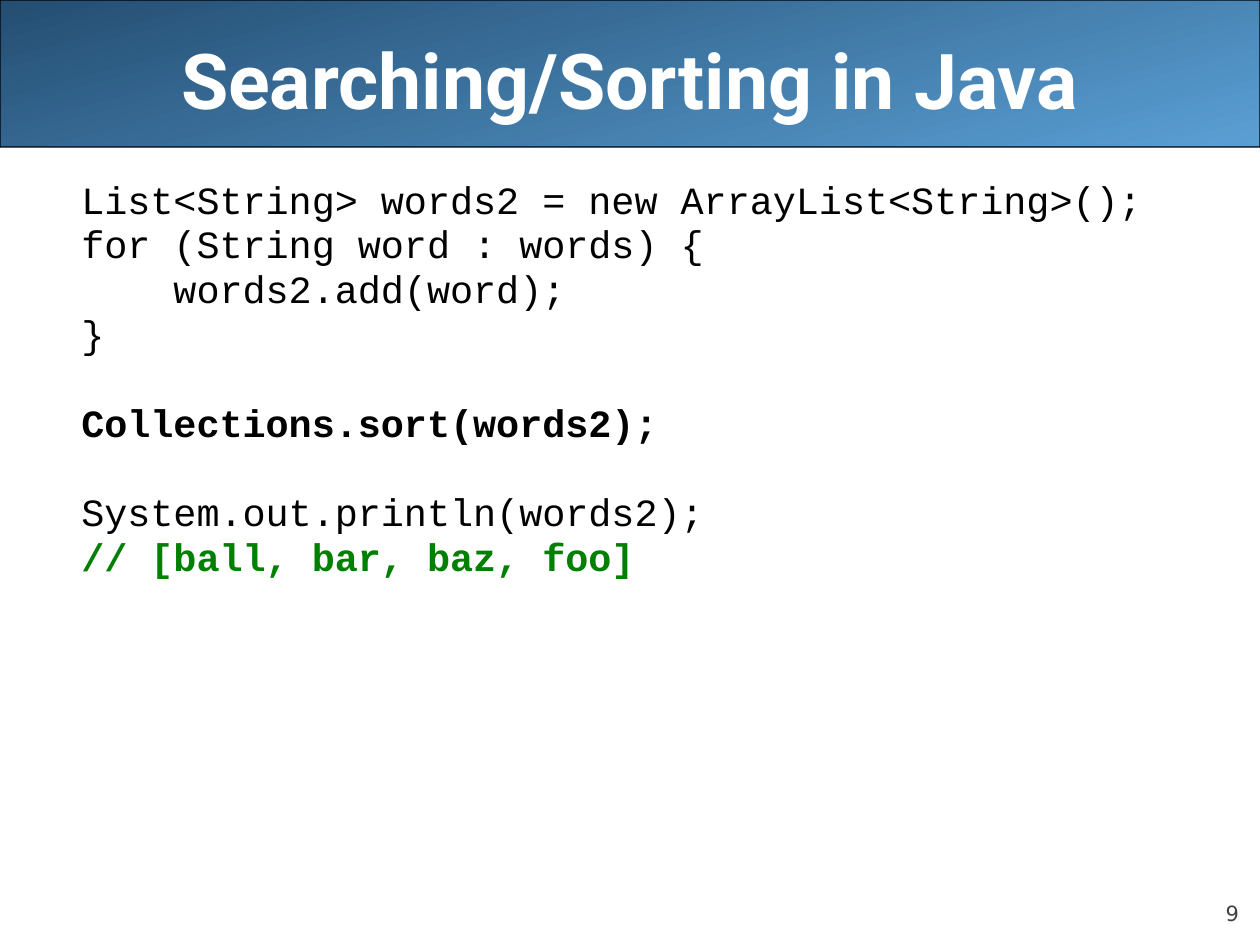
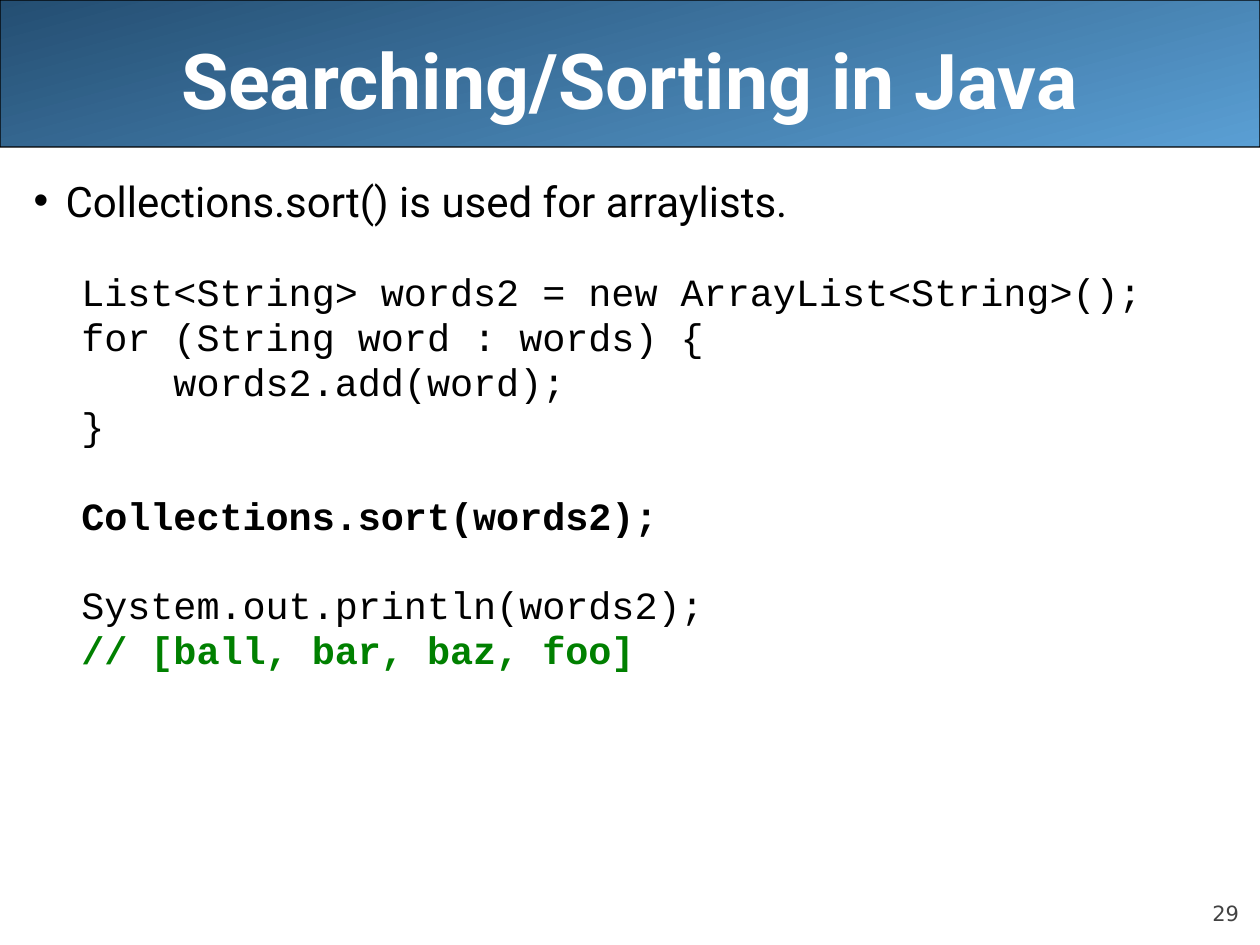
Before and after one commit to LongBaoNguyen/longbaonguyen.github.io, a slide deck: slide 29 of courses/apcsa/lecture21.pptx (slide 9 before the commit). Drawn at 1260x945 pixels with LibreOffice and Linux fonts; fonts in the diff are those of the drawing. Boxes give left, top, right and bottom in pixels: in the first picture for what was removed or moved away, otherwise in the second. Text is boxed around its words. In the diff, an @@ line names an element or a change of style, - is before the commit and + after.

```diff
--- a/courses/apcsa/lecture21.pptx
+++ b/courses/apcsa/lecture21.pptx
@@ text at [66, 183, 787, 227]: paragraph added @@
+• Collections.sort() is used for arraylists.
@@ page number at [1212, 905, 1239, 922]: text changed @@
-9
+29
```
Also in this commit, not shown: 4 other slides changed, 4 slides added, 12 other files.
